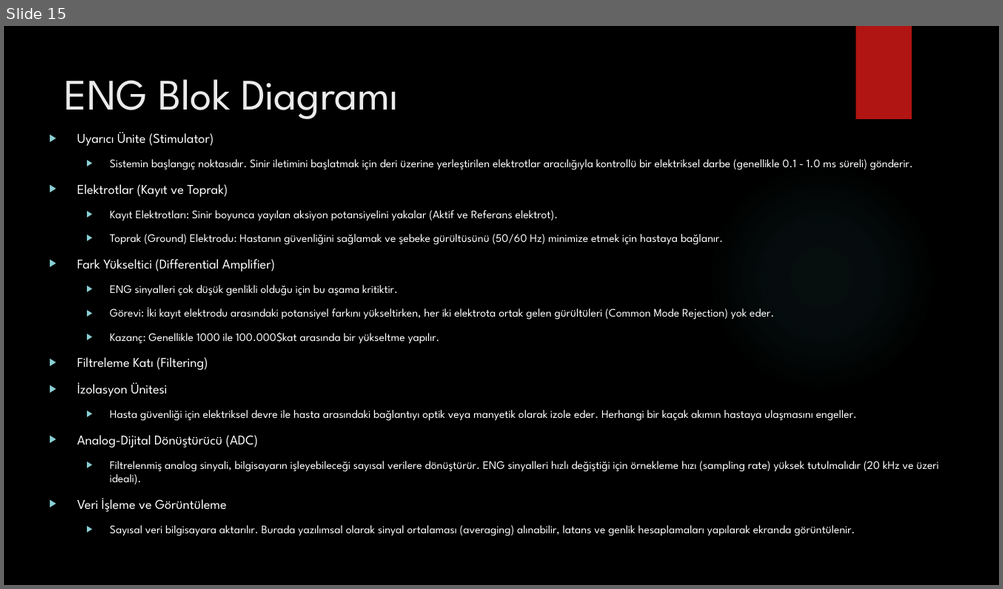
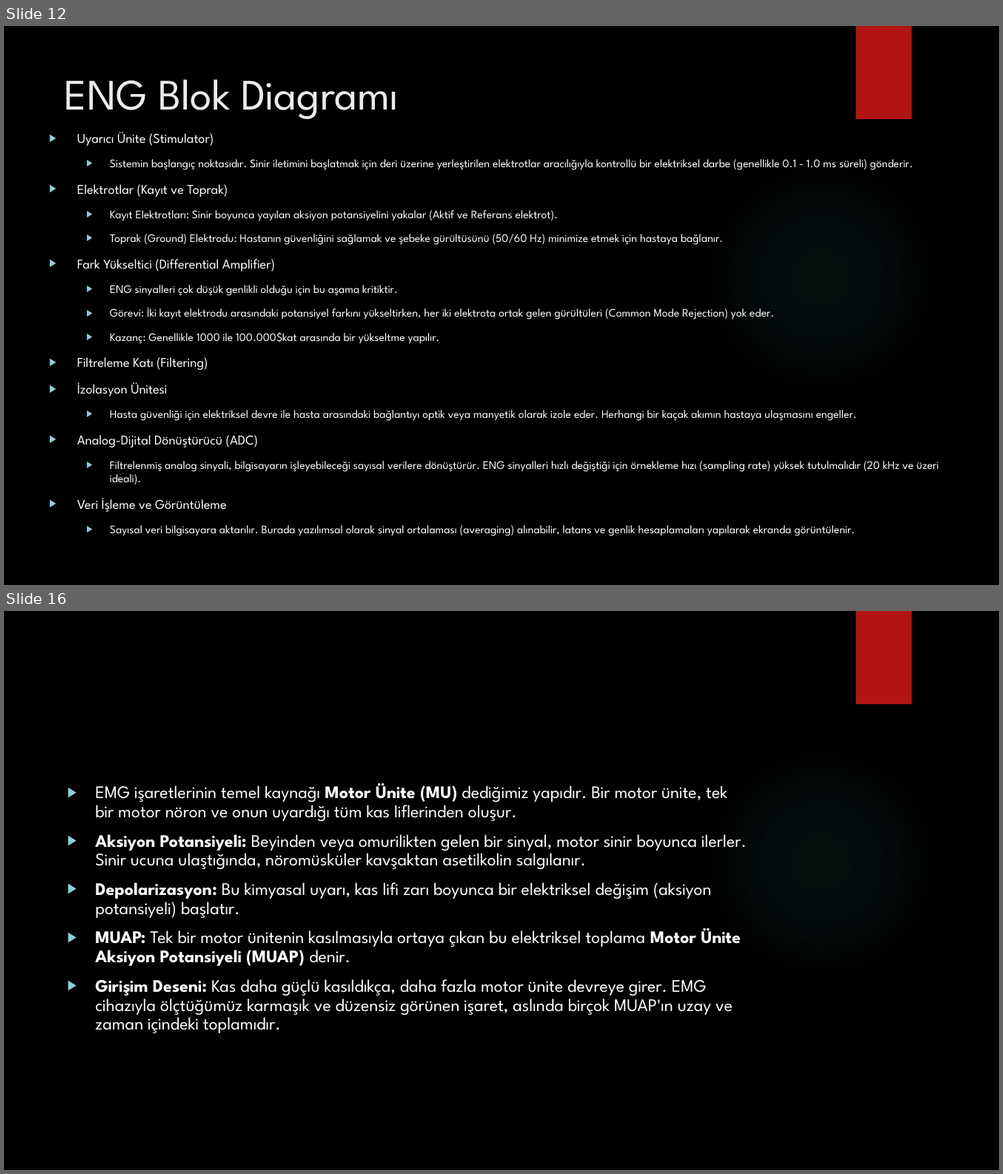
Before and after one commit to karakasmf/Medical-Electronic, a slide deck: elektronörogram.pptx. Shown one above the other, each under a label of ours: slide 15 before the commit, slides 12 and 16 after it; the slides between them are not shown. The pictures are 1003x589 and 1003x1174 pixels, drawn with LibreOffice and Linux fonts; fonts in the diff are those of the drawing; background and template pictures are left out. Boxes give left, top, right and bottom in pixels: in the first picture for what was removed or moved away, otherwise in the second. Text is boxed around its words. In the diff, an @@ line names an element or a change of style, - is before the commit and + after.

```diff
--- a/elektronörogram.pptx
+++ b/elektronörogram.pptx
@@ slide 16 added at [4, 611, 999, 1170], background picture (left out); not listed: 2 template elements that a slide beside it also shows @@
@@ text added at [95, 783, 746, 1034], 17 pt, text #FFFFFF @@
+▶ EMG işaretlerinin temel kaynağı Motor Ünite (MU) dediğimiz yapıdır. Bir motor ünite, tek bir motor nöron ve onun uyardığı tüm kas liflerinden oluşur.
+▶ Aksiyon Potansiyeli: Beyinden veya omurilikten gelen bir sinyal, motor sinir boyunca ilerler. Sinir ucuna ulaştığında, nöromüsküler kavşaktan asetilkolin salgılanır.
+▶ Depolarizasyon: Bu kimyasal uyarı, kas lifi zarı boyunca bir elektriksel değişim (aksiyon potansiyeli) başlatır.
+▶ MUAP: Tek bir motor ünitenin kasılmasıyla ortaya çıkan bu elektriksel toplama Motor Ünite Aksiyon Potansiyeli (MUAP) denir.
+▶ Girişim Deseni: Kas daha güçlü kasıldıkça, daha fazla motor ünite devreye girer. EMG cihazıyla ölçtüğümüz karmaşık ve düzensiz görünen işaret, aslında birçok MUAP'ın uzay ve zaman içindeki toplamıdır.
@@ what was slide 15 is now slide 12 @@
```
Also in this commit, not shown: 13 other slides added, 4 slides removed, 1 other file.
